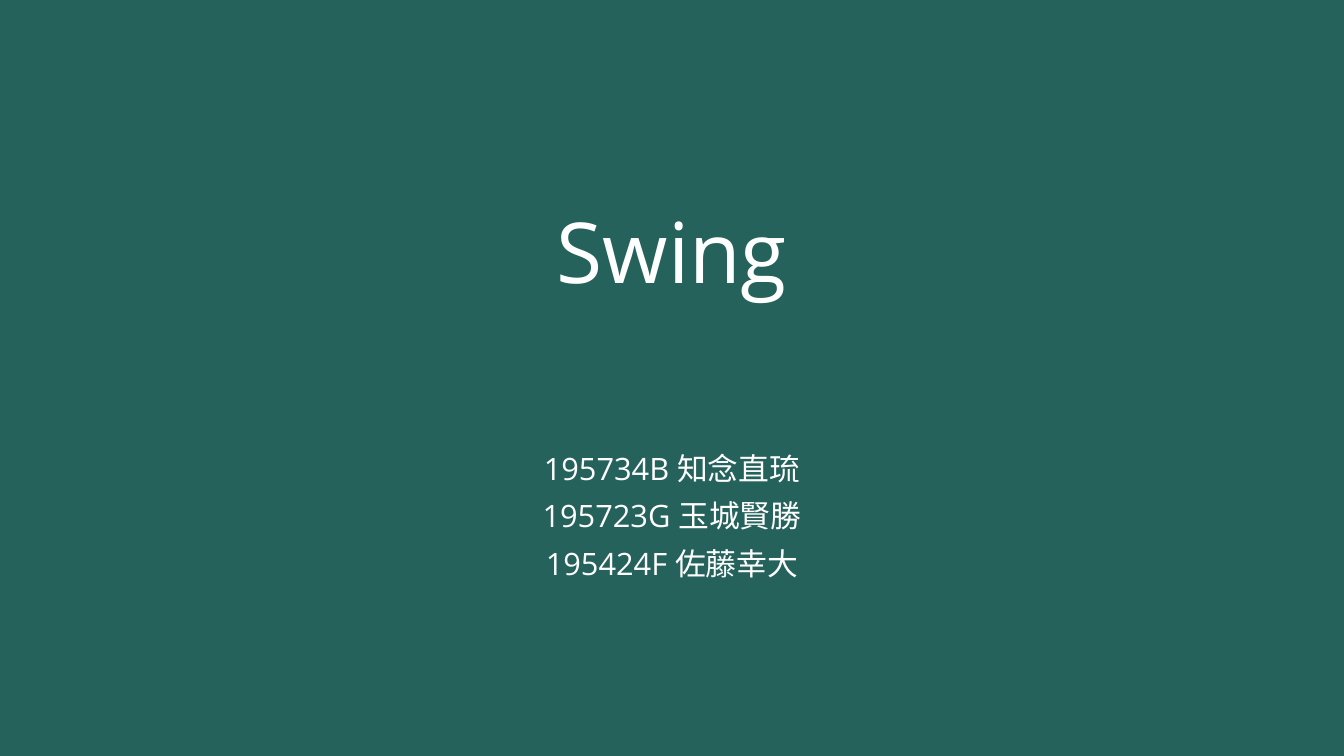
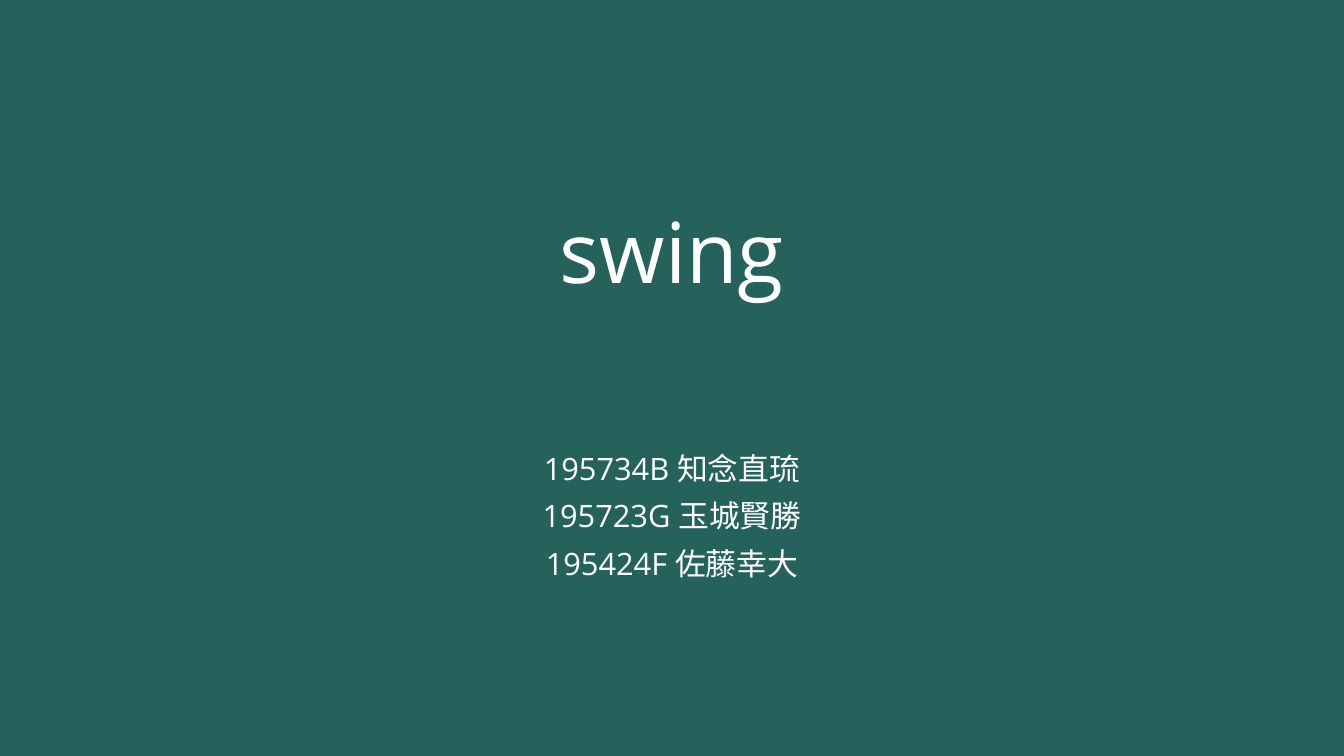
Before and after one commit to Kensho14/SK2_swing, a slide deck: slide 1 of Swingプレゼン資料.pptx. Drawn at 1344x756 pixels with LibreOffice and Linux fonts; fonts in the diff are those of the drawing; background and template pictures are left out; a plain dark background stands for a picture behind light text. Boxes give left, top, right and bottom in pixels: in the first picture for what was removed or moved away, otherwise in the second. Text is boxed around its words. In the diff, an @@ line names an element or a change of style, - is before the commit and + after.

```diff
--- a/Swingプレゼン資料.pptx
+++ b/Swingプレゼン資料.pptx
@@ title at (560, 221, 784, 303): text changed @@
-Swing
+swing
```
Also in this commit, not shown: 1 other file.
